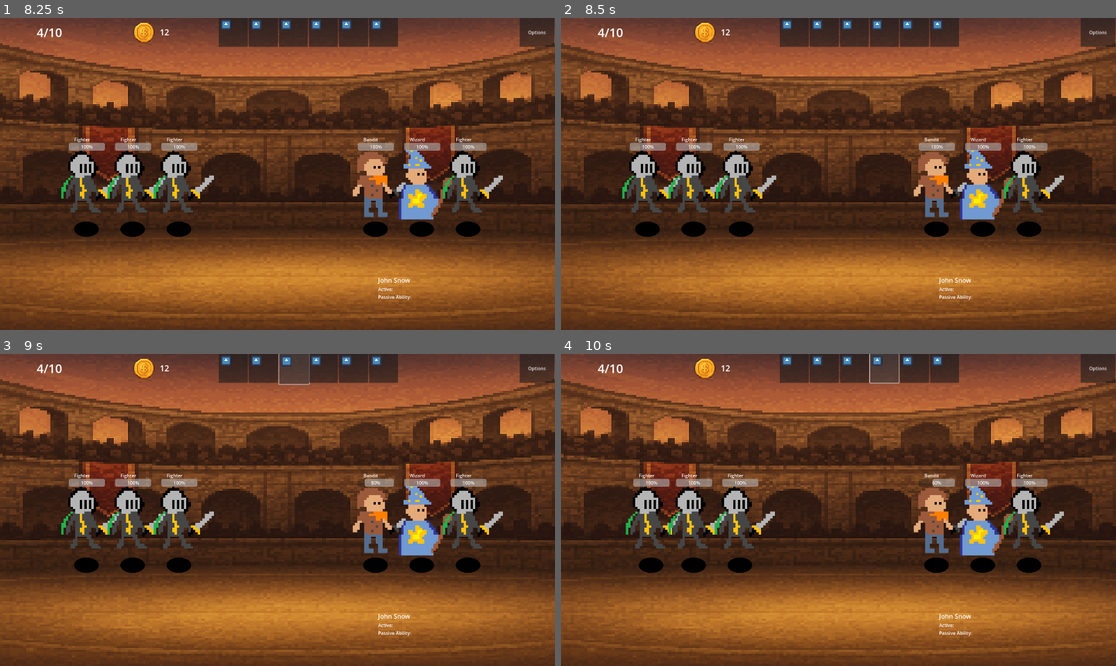
Above: before the commit, frames 1-4 (two rows, left to right).
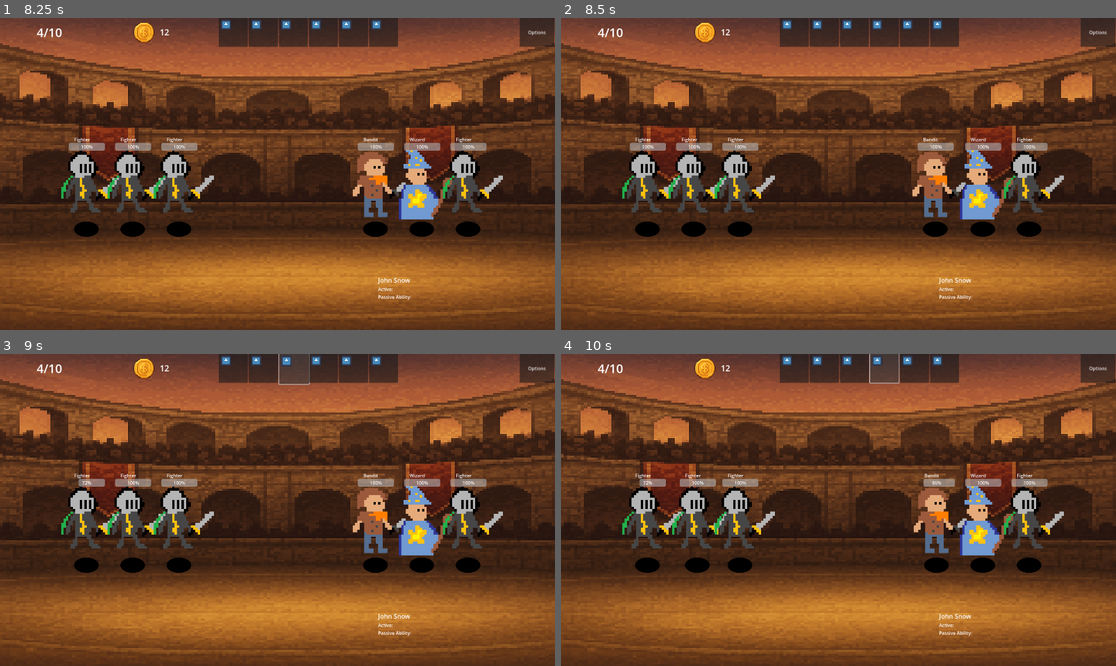
Above: after the commit, the same moments.

Repository: klaswell16/auto_battler
Game: Godot game, scene res://scenes/battle_scene.tscn
The game is run twice, just before and just after one commit, with the same random seed, the same clock (stepped at 60 frames per second) and the same inputs. The engine's default icon, where the game draws it, is replaced by a stand-in: a white triangle on a blue panel in a dark square.
Inputs (mouse positions are in pixels of both pictures, inside the frame that each line leads up to):
- Up to frame 1 (8.25 s): click (233, 33) at 0.5 s; click (260, 33) at 1.25 s; click "Start Next Battle" at 2 s; click "Start Next Battle" at 2.75 s; click "Buy" at 3.5 s; click "Reroll" at 4.25 s; click "Buy" at 5 s; click "Reroll" at 5.75 s; click "Buy" at 6.5 s; click "Reroll" at 7.25 s; click "Start Next Battle" at 8 s
- Up to frame 2 (8.5 s): no input
- Up to frame 3 (9 s): click (294, 369) at 8.75 s
- Up to frame 4 (10 s): click (882, 369) at 9.5 s

Frame 1 is identical in both runs. In frame 2, 0.8% of the frame differs, in the area x 27-74%, y 38-71%; in frame 3, 0.1%; in frame 4, 1.8%, in the area x 11-68%, y 38-71%.

Commit message:
Change stats of units

Diff:
--- a/data/bandit.tres
+++ b/data/bandit.tres
@@ -7,5 +7,7 @@
 [resource]
 script = ExtResource("1_5n6jb")
 display_name = "Bandit"
+power = 10
+armor = 1
 body_texture = ExtResource("1_8c7ub")
 portrait_texture = ExtResource("2_3xonf")
--- a/data/fighter.tres
+++ b/data/fighter.tres
@@ -7,5 +7,9 @@
 [resource]
 script = ExtResource("1_3qrpl")
 display_name = "Fighter"
+max_hp = 25
+power = 5
+armor = 3
+speed = 6
 body_texture = ExtResource("1_08dje")
 portrait_texture = ExtResource("2_pxr1x")
--- a/data/priest.tres
+++ b/data/priest.tres
@@ -7,5 +7,8 @@
 [resource]
 script = ExtResource("1_ft3ja")
 display_name = "Priest"
+max_hp = 20
+armor = 1
+speed = 7
 body_texture = ExtResource("1_6h7fi")
 portrait_texture = ExtResource("2_7si84")
--- a/data/shieldbearer.tres
+++ b/data/shieldbearer.tres
@@ -7,7 +7,8 @@
 [resource]
 script = ExtResource("2_8cdh5")
 display_name = "Shieldbearer"
-armor = 4
-speed = 2
+power = 2
+armor = 5
+speed = 1
 body_texture = ExtResource("1_8cdh5")
 portrait_texture = ExtResource("2_m5vdx")
--- a/data/wizard.tres
+++ b/data/wizard.tres
@@ -7,5 +7,9 @@
 [resource]
 script = ExtResource("1_de0xx")
 display_name = "Wizard"
+max_hp = 18
+power = 10
+armor = 1
+speed = 2
 body_texture = ExtResource("1_qnfp5")
 portrait_texture = ExtResource("2_rnjys")
